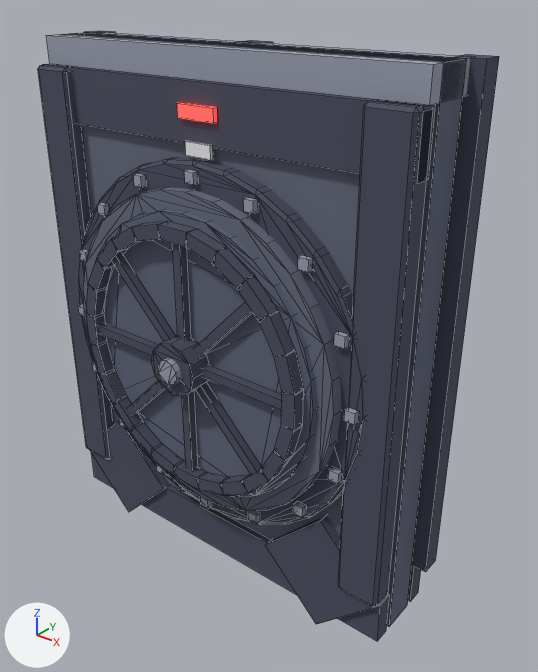
The FBX model Assets/_Project/Art/Environment/LabKit/Meshes/Door_Airlock_Locked.fbx as it was, and as the next commit left it.
Camera for both pictures: a camera (50 mm lens) standing at (4.32, -4.87, 5.51) and looking at (0.36, 0.07, 2.45). The axes (+X, +Y, +Z) are drawn at lower left. The lights are the same throughout. The picture after the commit comes second. Mesh edges are drawn as thin lines.

The first picture shows 'Door_Airlock_Locked'.
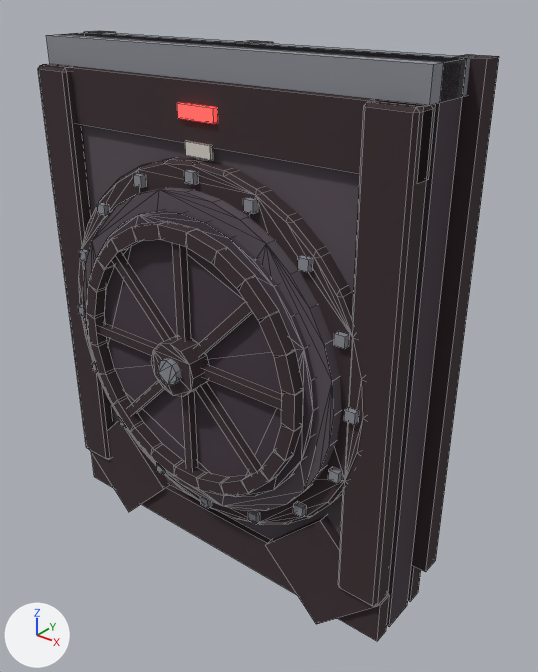
Changed parts and their boxes (x1, y1, x2, y2) in the pictures (538 x 672 px; the box of a moved part takes in the faces that stretch with it):
'Door_Airlock_Locked', recoloured, surface changed
    both: (38, 30, 499, 641)
part 1 of me_door_airlock_locked, moved or reshaped
    both: (83, 190, 334, 511)

The change, as a diff of the scene's bpy script:
```diff
--- a/Assets/_Project/Art/Environment/LabKit/Meshes/Door_Airlock_Locked.fbx.py
+++ b/Assets/_Project/Art/Environment/LabKit/Meshes/Door_Airlock_Locked.fbx.py
@@ mat_lab_walldark @@
 mat_lab_walldark = principled_material('Lab_WallDark')
-mat_lab_walldark.base_color = (0.12, 0.136, 0.198)  # greyish blue #61677b
+mat_lab_walldark.base_color = (0.0612, 0.0423, 0.0578)  # dark grey #463a44
 mat_lab_walldark.roughness = 1.0
@@ mat_lab_metaldark @@
 mat_lab_metaldark = principled_material('Lab_MetalDark')
-mat_lab_metaldark.base_color = (0.0723, 0.0762, 0.117)  # greyish blue #4c4e60
+mat_lab_metaldark.base_color = (0.0423, 0.0252, 0.0296)  # dark grey #3a2c30
 mat_lab_metaldark.roughness = 1.0
@@ mat_lab_gunmetal @@
 mat_lab_gunmetal = principled_material('Lab_Gunmetal')
-mat_lab_gunmetal.base_color = (0.138, 0.153, 0.209)  # greyish blue #686d7e
+mat_lab_gunmetal.base_color = (0.102, 0.0802, 0.0976)  # dark grey #5a5058
 mat_lab_gunmetal.roughness = 1.0
@@ mat_lab_metal @@
 mat_lab_metal = principled_material('Lab_Metal')
-mat_lab_metal.base_color = (0.337, 0.361, 0.445)  # grey #9da2b2
+mat_lab_metal.base_color = (0.266, 0.275, 0.309)  # grey #8d8f97
 mat_lab_metal.roughness = 1.0
@@ mat_lab_marking @@
 mat_lab_marking = principled_material('Lab_Marking')
-mat_lab_marking.base_color = (0.855, 0.863, 0.896)  # white #eeeff3
+mat_lab_marking.base_color = (0.687, 0.651, 0.591)  # light grey #d8d3ca
 mat_lab_marking.roughness = 1.0
@@ me_door_airlock_locked @@
 me_door_airlock_locked.from_pydata(...)  # 988 vertices, 998 faces; spans x -2.12..2.12, y -0.92..0.43, z -0.19..5.0
 # used by ob_door_airlock_locked; location = (0.0, 0.0, 0.0)
+# me_door_airlock_locked part 1
+# 90 faces are deleted
+# 30 new faces join them, mat_lab_gunmetal (dark grey #5a5058)
+# 60 new faces join them, mat_lab_walldark (dark grey #463a44)
 me_door_airlock_locked.materials.append(mat_lab_walldark)
```
